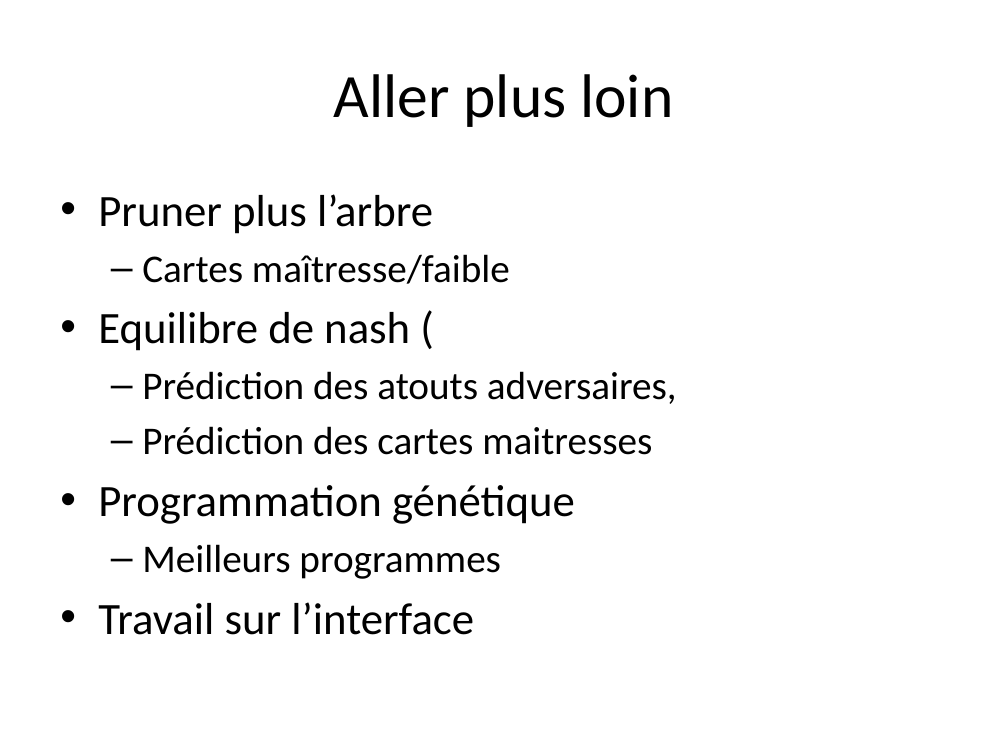
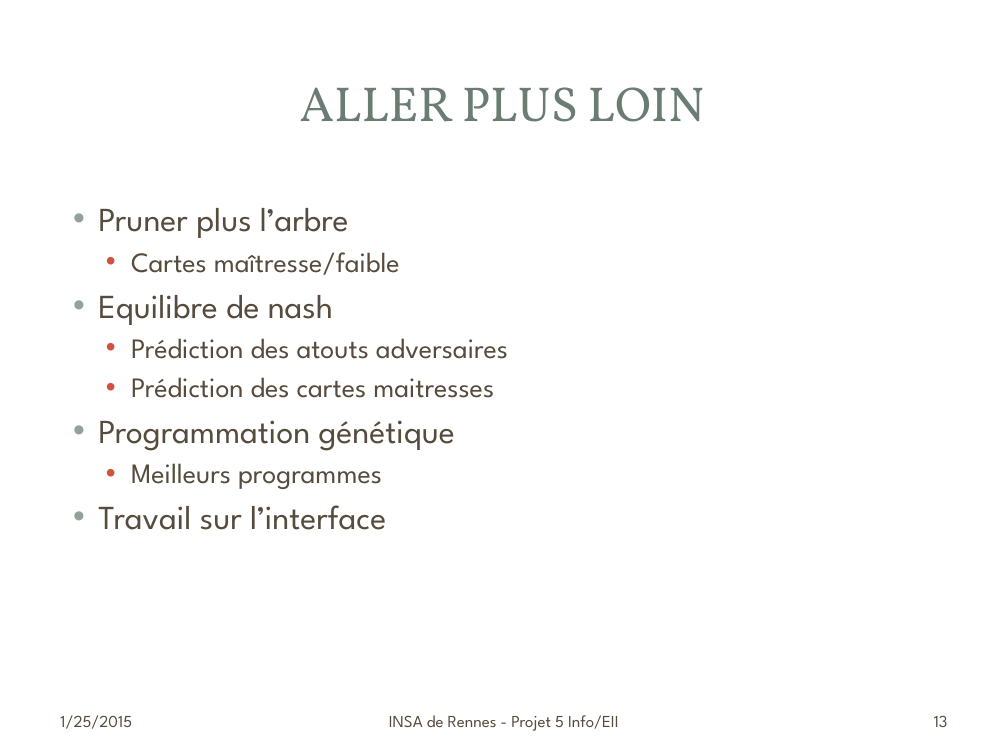
Before and after one commit to aurrelhebert/Projet_Belote, a slide deck: slide 13 of doc/presentation.pptx (slide 5 before the commit). Drawn at 1008x756 pixels with LibreOffice and Linux fonts; fonts in the diff are those of the drawing; background and template pictures are left out. Boxes give left, top, right and bottom in pixels: in the first picture for what was removed or moved away, otherwise in the second. Text is boxed around its words. In the diff, an @@ line names an element or a change of style, - is before the commit and + after.

Commit message:
doc v1

```diff
--- a/doc/presentation.pptx
+++ b/doc/presentation.pptx
@@ rounded rectangle added at (x1=10, y1=11, x2=998, y2=746), fill #FFFFFF @@
@@ rectangle added at (x1=30, y1=30, x2=978, y2=176), fill #FFFFFF at 83% opacity @@
@@ rectangle added at (x1=41, y1=41, x2=966, y2=164), fill #FFFFFF @@
@@ title at (x1=300, y1=87, x2=705, y2=122): text changed; size 44 to 35 pt; font Calibri to Vollkorn; text colour #000000 to #6B7D72 @@
-Aller plus loin
+ALLER PLUS LOIN
@@ text "Pruner plus l’arbre" moved from (x1=98, y1=194, x2=677, y2=635) to (x1=98, y1=208, x2=508, y2=530) @@
@@ text at (x1=98, y1=208, x2=494, y2=530): size 32 to 24 pt in "Pruner plus l’arbre", "Programmation génétique", "Travail sur l’interface"; font Calibri to League Spartan, text colour #000000 to #564B3C in "Pruner plus l’arbre", "Cartes maîtresse/faible", "Prédiction des cartes maitresses", "Programmation génétique" and 2 more places; size 28 to 20 pt in "Cartes maîtresse/faible", "Prédiction des cartes maitresses", "Meilleurs programmes"; indent changed; less space between paragraphs; bullet – to • @@
@@ text at (x1=98, y1=295, x2=508, y2=359): text changed; size 28 to 20 pt; font Calibri to League Spartan; text colour #000000 to #564B3C @@
-• Equilibre de nash (
-  – Prédiction des atouts adversaires,
+• Equilibre de nash
+  • Prédiction des atouts adversaires
@@ text added at (x1=60, y1=715, x2=132, y2=729), 12 pt, text #564B3C @@
+1/25/2015
@@ text added at (x1=389, y1=715, x2=619, y2=731), 12 pt, text #564B3C @@
+INSA de Rennes - Projet 5 Info/EII
@@ page number added at (x1=934, y1=715, x2=948, y2=727), 12 pt, text #564B3C @@
+13
```
Also in this commit, not shown: 2 other slides changed, 10 slides added, 2 slides removed.
